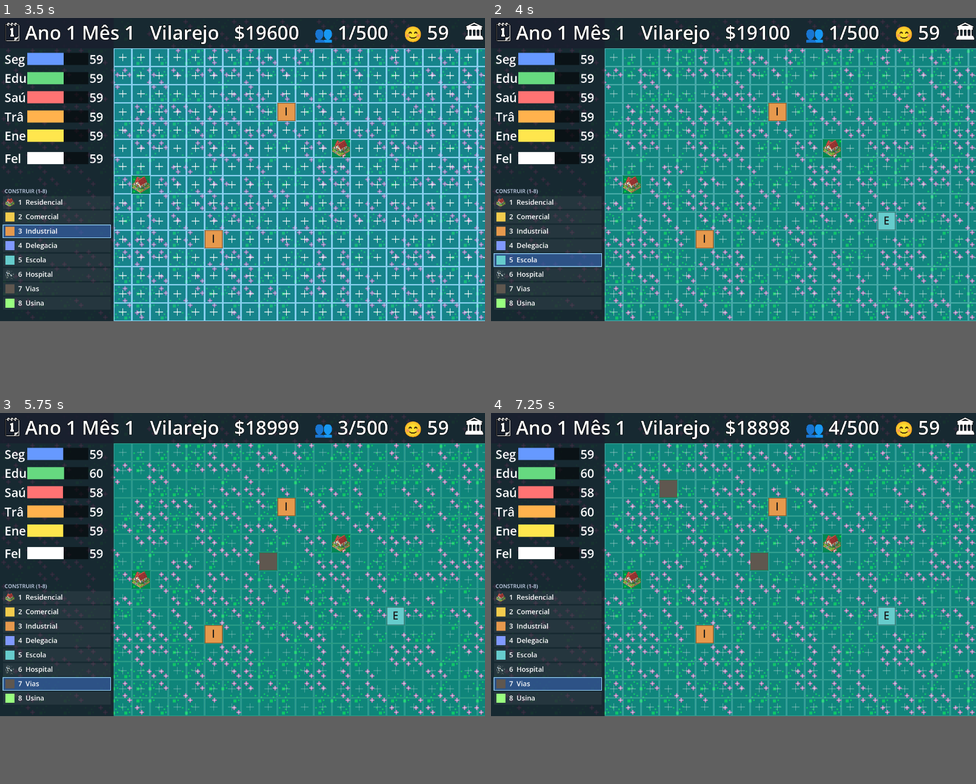
Above: before the commit, frames 1-4 (two rows, left to right).
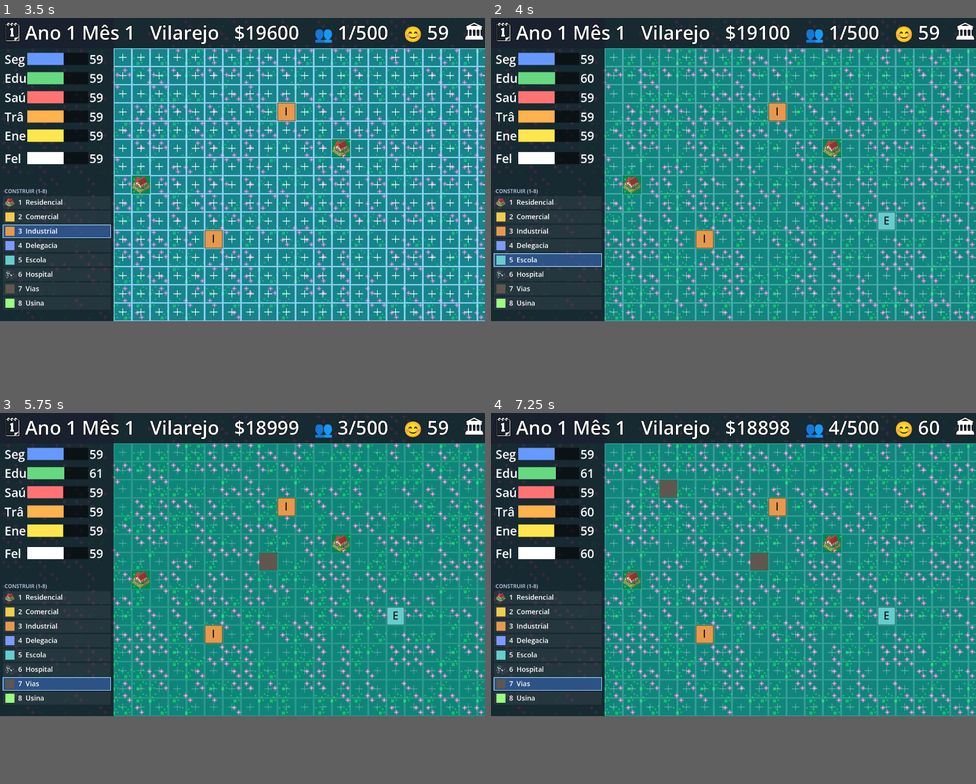
Above: after the commit, the same moments.

Repository: andrewsmedina/yourcity
Game: Godot game, scene res://scenes/main.tscn
Two runs of this game, one before a commit and one after it. Both use one fixed random seed, a clock stepped at 60 frames per second and the inputs below.
Inputs (mouse positions are in pixels of both pictures, inside the frame that each line leads up to):
- Up to frame 1 (3.5 s): tap Enter at 0.5 s; move the mouse to (349, 155) at 0.52 s; tap 1 at 0.6 s; click (349, 155) at 0.67 s; tap Space at 0.77, 1.25 s; drag from (145, 184) to (218, 229) at 1.27 s; move the mouse to (291, 103) at 2.02 s; tap 3 at 2.1 s; click (291, 103) at 2.17 s; drag from (218, 229) to (97, 125) at 2.77 s
- Up to frame 2 (4 s): move the mouse to (879, 214) at 3.52 s; tap 5 at 3.6 s; click (879, 214) at 3.67 s; tap Space at 3.77 s
- Up to frame 3 (5.75 s): drag from (97, 520) to (169, 487) at 4.27 s; move the mouse to (266, 565) at 5.02 s; tap 7 at 5.1 s; click (266, 565) at 5.17 s
- Up to frame 4 (7.25 s): drag from (660, 487) to (636, 579) at 5.77 s; move the mouse to (840, 550) at 6.52 s; tap Enter at 6.6 s; click (840, 550) at 6.67 s; tap Space at 6.77 s

Frame 1 is identical in both runs. In frame 2, less than 0.1% of the frame differs, in the area x 13-22%, y 14-24%; in frame 3, less than 0.1%; in frame 4, 0.2%, in the area x 12-93%, y 1-40%.

Commit message:
Service demand by population (SimCity-like)
Security/education/health demand now scales with population (people need
services), while traffic/energy scale with buildings/consumption. An empty
city with roads no longer demands hospitals. Tunable: ~1 people-service per
1000 residents. Tests updated.

Co-Authored-By: Claude Opus 4.8 (1M context) <noreply@anthropic.com>

Diff:
--- a/scripts/sim/city_sim.gd
+++ b/scripts/sim/city_sim.gd
@@ -121,11 +121,12 @@
 
 # --- Indicators ---
 const INDICATOR_START := 60.0  # a fresh city starts stable
-# Indicators follow supply vs demand (no decay by time): demand grows with the
-# number of buildings, supply comes from the matching service. With these
-# values one service covers ~16 buildings.
+# Indicators follow supply vs demand (no decay by time): supply comes from the
+# matching service; demand for people-services (security/education/health) grows
+# with POPULATION, while traffic/energy demand grows with the building count.
 const SERVICE_BOOST := 0.5             # indicator supply per matching service
-const DEMAND_PER_BUILDING := 0.03      # indicator demand per built lot
+const DEMAND_PER_RESIDENT := 0.0005    # people-service demand per resident (~1 service / 1000 pop)
+const DEMAND_PER_BUILDING := 0.03      # traffic/energy demand per built lot (~1 service / 16)
 const INDUSTRY_HEALTH_PENALTY := 0.1   # extra health demand per industrial zone
 
 # --- Happiness thresholds ---
@@ -418,11 +419,16 @@
 ## Net rate of change for an indicator (supply from services minus city demand).
 ## Positive = recovering, negative = falling.
 func indicator_rate(ind: Indicator) -> float:
-	# Supply from the matching service vs demand that scales with city size.
 	var supply := zone_count(SERVICE_FOR[ind]) * SERVICE_BOOST
-	var demand := building_count() * DEMAND_PER_BUILDING
-	if ind == Indicator.HEALTH:
-		demand += zone_count(Zone.INDUSTRIAL) * INDUSTRY_HEALTH_PENALTY
+	var demand := 0.0
+	match ind:
+		Indicator.SECURITY, Indicator.EDUCATION:
+			demand = population * DEMAND_PER_RESIDENT
+		Indicator.HEALTH:
+			demand = population * DEMAND_PER_RESIDENT \
+				+ zone_count(Zone.INDUSTRIAL) * INDUSTRY_HEALTH_PENALTY
+		Indicator.TRAFFIC, Indicator.ENERGY:
+			demand = building_count() * DEMAND_PER_BUILDING
 	return supply - demand
 
 func _pop_factor() -> float:
--- a/tests/run_tests.gd
+++ b/tests/run_tests.gd
@@ -131,22 +131,19 @@
 	empty.advance(5.0)
 	var stable := is_equal_approx(empty.indicators[CitySim.Indicator.SECURITY], CitySim.INDICATOR_START)
 	var c := CitySim.new(100000.0)
-	for i in 5:
-		c.build(CitySim.Zone.COMMERCIAL, i)  # demand, but no police
-	c.advance(1.0)
-	var sec: float = c.indicators[CitySim.Indicator.SECURITY]
-	var fell := sec < CitySim.INDICATOR_START
-	_expect("indicators stable when empty, fall under demand", stable and fell)
+	c.population = 2000.0  # people, but no police
+	var fell := c.indicator_rate(CitySim.Indicator.SECURITY) < 0.0
+	_expect("security stable when empty, falls under population demand", stable and fell)
 
 func _test_service_boosts_its_indicator() -> void:
 	var c := CitySim.new(10000.0)
 	c.population = 500.0  # unlock POLICE (Small Town)
 	c.build(CitySim.Zone.POLICE, 0)
 	c.advance(1.0)
-	# +SERVICE_BOOST supply, minus the demand of the one building (the police).
+	# With no population there's no security demand, so it rises by SERVICE_BOOST.
 	_expect("a service boosts its indicator",
 		is_equal_approx(c.indicators[CitySim.Indicator.SECURITY],
-			CitySim.INDICATOR_START + CitySim.SERVICE_BOOST - CitySim.DEMAND_PER_BUILDING))
+			CitySim.INDICATOR_START + CitySim.SERVICE_BOOST))
 
 func _test_energy_drains_faster_with_more_zones() -> void:
 	var quiet := CitySim.new(10000.0)
